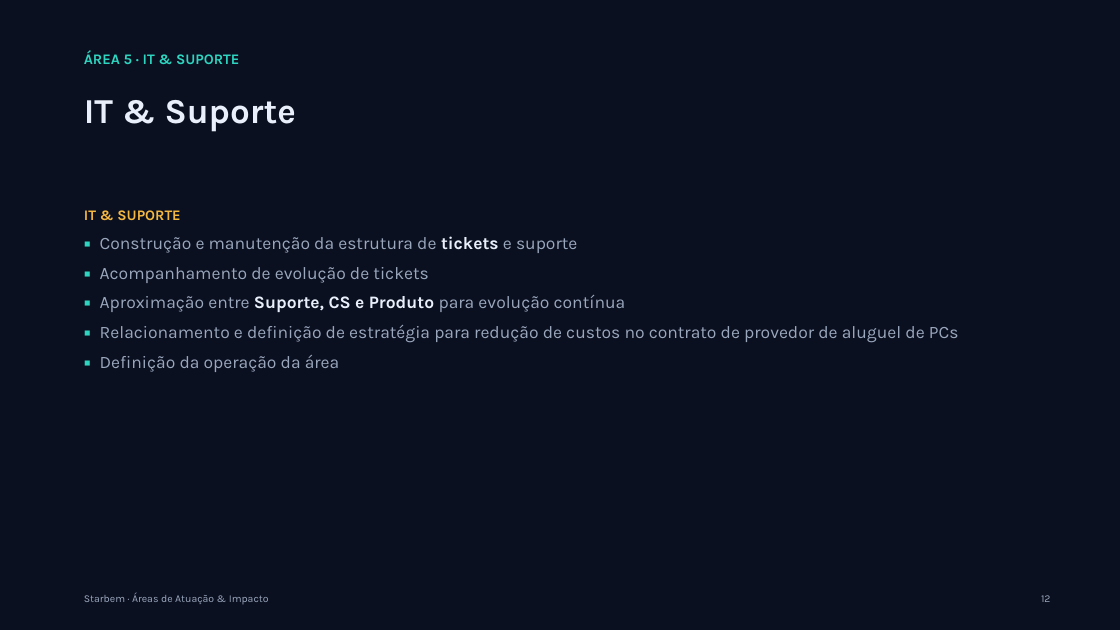
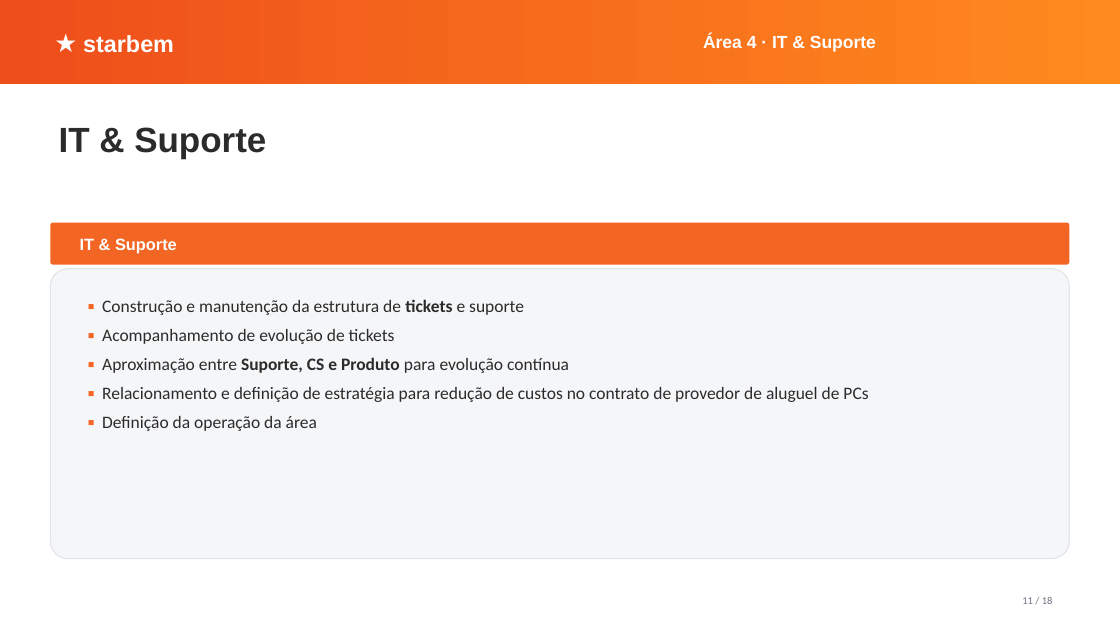
Before and after one commit to renato-dmb/agenda-facil, a slide deck: slide 11 of docs/conversa-ceo/apresentacao.pptx (slide 12 before the commit). Drawn at 1120x630 pixels with LibreOffice and Linux fonts; fonts in the diff are those of the drawing. Boxes give left, top, right and bottom in pixels: in the first picture for what was removed or moved away, otherwise in the second. Text is boxed around its words. In the diff, an @@ line names an element or a change of style, - is before the commit and + after.

```diff
--- a/docs/conversa-ceo/apresentacao.pptx
+++ b/docs/conversa-ceo/apresentacao.pptx
@@ background #0B1020 to #FFFFFF @@
@@ rectangle added at [0, 0, 1120, 84], fill gradient #EE4E1B to #FF8A1E @@
@@ text "Área 4 · IT & ..." at [703, 35, 876, 52]: vertical alignment top to middle @@
@@ text added at [83, 35, 174, 53], 20 pt, text #FFFFFF, bold @@
+★ starbem
@@ text at [703, 35, 876, 52]: text changed; size 12.5 to 15 pt; font Karla to Arial; text colour #2DD4BF to #FFFFFF @@
-ÁREA 5 · IT & SUPORTE
+Área 4 · IT & Suporte
@@ text "IT & Suporte": place and size @@
-text "IT & Suporte" at [84, 100, 296, 132]
+text "IT & Suporte" at [59, 127, 266, 159]
@@ text "IT & Suporte" at [59, 127, 266, 159]: font Karla to Arial, text colour #EAF0FB to #2B2B2B @@
@@ rounded rectangle added at [50, 223, 1070, 265], fill #F26522 @@
@@ text added at [80, 238, 177, 253], 14 pt, text #FFFFFF, bold @@
+IT & Suporte
@@ text at [84, 210, 180, 220]: paragraph removed @@
-IT & SUPORTE
@@ rounded rectangle added at [50, 269, 1070, 559], fill #F5F6F8, outline #E2E5EA 1 pt @@
@@ text "▪ Construção e manutenção da ...": place and size @@
-text "▪ Construção e manutenção da ..." at [84, 210, 959, 372]
+text "▪ Construção e manutenção da ..." at [102, 299, 868, 431]
@@ text "▪ Construção e manutenção da ..." at [102, 299, 868, 431]: font Karla to Calibri; text colour #2DD4BF to #F26522 in "▪", "▪", "▪", "▪" and 1 more places; text colour #9AA7BD to #2B2B2B in "Construção e manutenção da estrutura de e ...", "Acompanhamento de evolução de tickets", "Aproximação entre para evolução contínua", "Relacionamento e definição de estratégia para redução ..." and 1 more places; text colour #EAF0FB to #2B2B2B in "tickets", "Suporte, CS e Produto"; line spacing 1.08 to 1.05 @@
@@ text removed at [84, 593, 269, 604] @@
-Starbem · Áreas de Atuação & Impacto
@@ text added at [1022, 597, 1053, 604], 9 pt, text #6B7280 @@
+11 / 18
@@ text removed at [1041, 595, 1051, 602] @@
-12
```
Also in this commit, not shown: 17 other slides changed, 2 other files.
